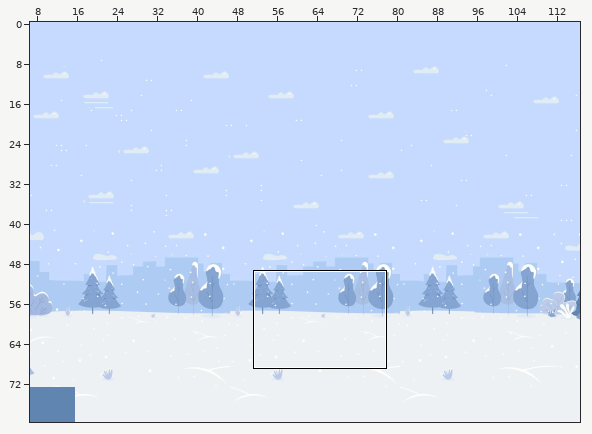
Tiled map: core/assets/Snow/snow.tmx. The picture above shows the old version from afar; the outline marks the close-up.
Close-up. First the earlier version:
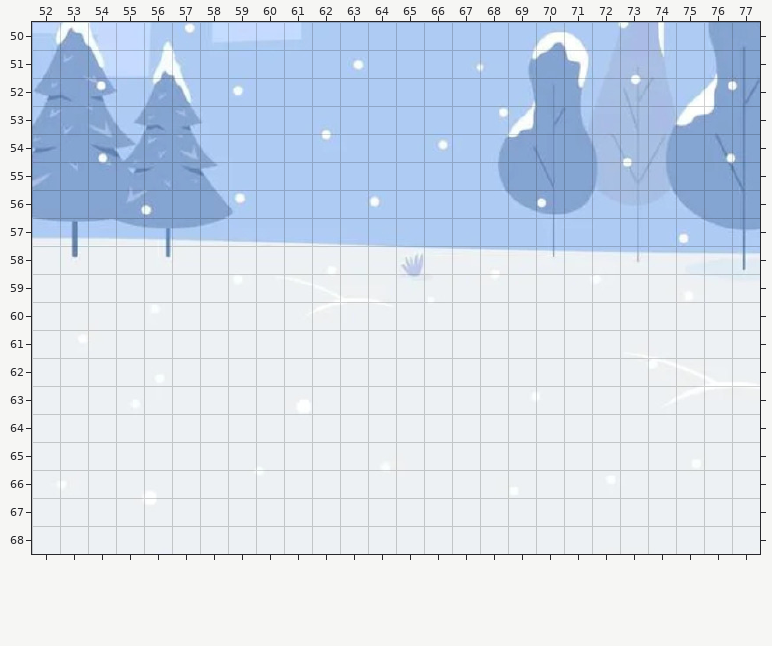
Cells are 32x32 px. Shown: x 52..77, y 50..68. The commit also changed other parts of the map, which this record leaves out.
After:
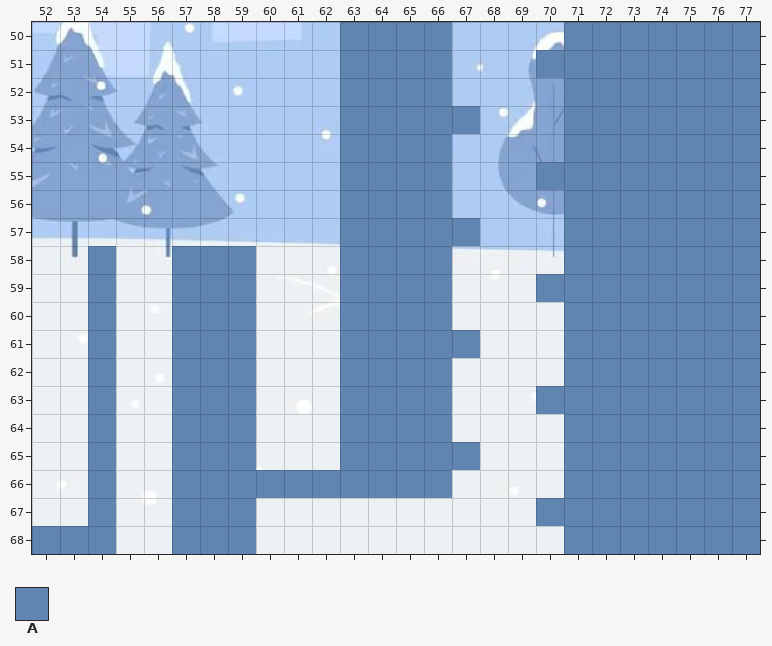
Key: from "snow22000": A 1177.
_ is an empty cell.
Diff:
Layer "platforms":
Tile A is added in row 50 at x 63 to 66 and 71 to 77; in row 51 at x 63 to 66 and 70 to 77; in row 52 at x 63 to 66 and 71 to 77; in row 53 at x 63 to 67 and 71 to 77; in row 54 at x 63 to 66 and 71 to 77; in row 55 at x 63 to 66 and 70 to 77.
Tile A is added in row 56 at x 63 to 66 and 71 to 77; in row 57 at x 63 to 67 and 71 to 77; in row 58 at x 54, 57 to 59, 63 to 66 and 71 to 77; in row 59 at x 54, 57 to 59, 63 to 66 and 70 to 77; in row 60 at x 54, 57 to 59, 63 to 66 and 71 to 77; in row 61 at x 54, 57 to 59, 63 to 67 and 71 to 77.
Tile A is added in row 62 at x 54, 57 to 59, 63 to 66 and 71 to 77; in row 63 at x 54, 57 to 59, 63 to 66 and 70 to 77; in row 64 at x 54, 57 to 59, 63 to 66 and 71 to 77; in row 65 at x 54, 57 to 59, 63 to 67 and 71 to 77; in row 66 at x 54, 57 to 66 and 71 to 77; in row 67 at x 54, 57 to 59 and 70 to 77.
Tile A is added in row 68 at x 52 to 54, 57 to 59 and 71 to 77.
Where, in picture pixels (left, top, right, bottom), the same in both close-ups:
added: (172, 22, 480, 554)
added: (536, 22, 760, 554)
added: (32, 246, 116, 554)
